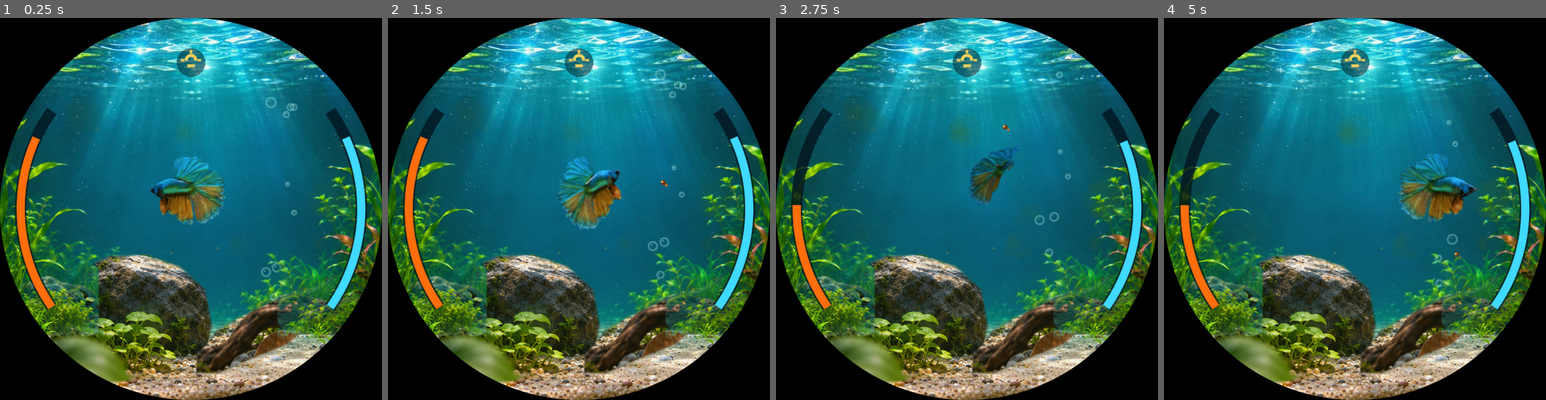
Above: before the commit, frames 1-4 (left to right).
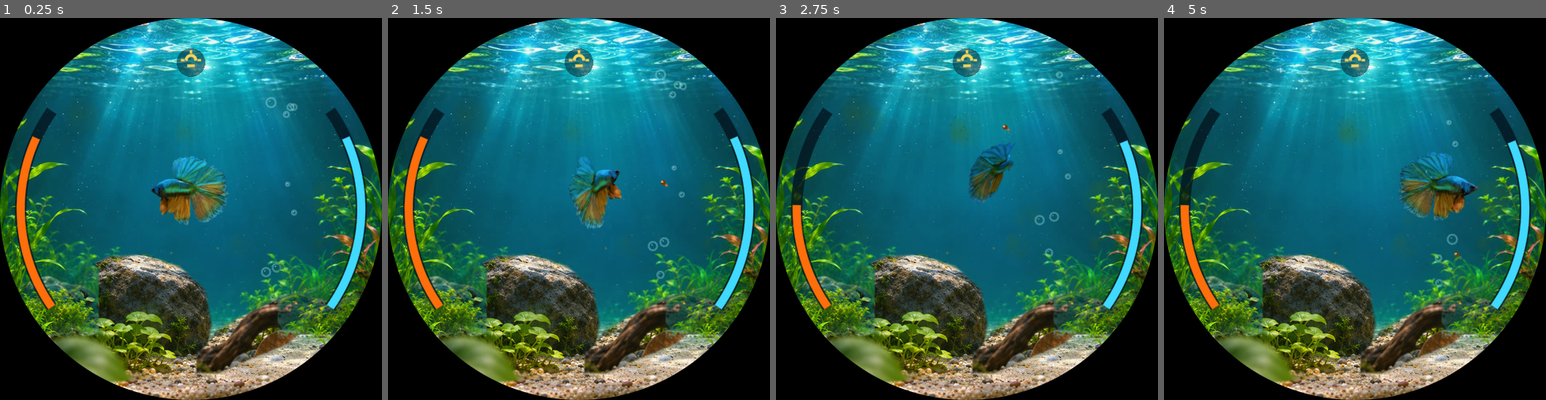
Above: after the commit, the same moments.

Repository: tunaiex/PETSHOP
Game: Godot game, scene res://sahneler/akvaryum.tscn
Same seed, same stepped clock (60 frames per second), same inputs: the game is played once before the commit and once after it.
Inputs (mouse positions are in pixels of both pictures, inside the frame that each line leads up to):
- Up to frame 1 (0.25 s): no input
- Up to frame 2 (1.5 s): tap Enter at 0.5 s; move the mouse to (663, 189) at 0.52 s; tap Z at 0.6 s; click (663, 189) at 0.67 s; drag from (502, 228) to (559, 285) at 1.27 s
- Up to frame 3 (2.75 s): move the mouse to (1005, 124) at 2.02 s; tap T at 2.1 s; click (1005, 124) at 2.17 s
- Up to frame 4 (5 s): drag from (1335, 285) to (1240, 151) at 2.77 s; move the mouse to (1469, 266) at 3.52 s; tap 2 at 3.6 s; click (1469, 266) at 3.67 s; drag from (1240, 151) to (1297, 113) at 4.27 s

The runs differ from the first frame. In frame 1, 1.0% of the frame differs, in the area x 39-60%, y 36-55%; in frame 2, 1.3%; in frame 3, 0.6%; in frame 4, 1.4%, in the area x 61-83%, y 35-54%.

Commit message:
Canlı yüzme animasyonu (gövde S dalgası, kuyruk/yüzgeç dalgalanması, göğüs yüzgeci kürek) ve gece FPS'i 6 -> 15/20/24
Co-Authored-By: Claude Opus 5.5 <noreply@anthropic.com>
Claude-Session: https://claude.ai/code/session_015MbJhn46P53U1WkoUEXvPy

Diff:
--- a/CepAkvaryumu_DerinlikV2/betikler/akvaryum.gd
+++ b/CepAkvaryumu_DerinlikV2/betikler/akvaryum.gd
@@ -152,7 +152,7 @@
 
 
 func _fps_ayarla() -> void:
-	Engine.max_fps = int(Ayarlar.deger("fps")) if isik_acik else Ayarlar.ISIK_KAPALI_FPS
+	Engine.max_fps = int(Ayarlar.deger("fps" if isik_acik else "gece_fps"))
 
 
 func _input(olay: InputEvent) -> void:
--- a/CepAkvaryumu_DerinlikV2/betikler/ayarlar.gd
+++ b/CepAkvaryumu_DerinlikV2/betikler/ayarlar.gd
@@ -10,16 +10,16 @@
 const DOSYA := "user://ayarlar.cfg"
 const ADLAR := ["Dusuk", "Dengeli", "Yuksek"]
 
-# fps: isik acikken hedef kare hizi
+# fps: isik acikken hedef kare hizi; gece_fps: isik kapaliyken (balik uyur,
+# daha az hareket var ama dokunmaya hizli tepki ve akici gorunum korunur)
 # balik_boyutu: 3B baligin cizildigi dahili cozunurluk (piksel, kare)
 # msaa: 3B kenar yumusatma; normal_harita: balik pullarinin kabartma dokusu
 # baloncuk: ayni anda gorunen kabarcik sayisi
 const DEGERLER := {
-	Profil.DUSUK: {"fps": 24, "balik_boyutu": 128, "msaa": Viewport.MSAA_DISABLED, "normal_harita": false, "baloncuk": 6},
-	Profil.DENGELI: {"fps": 30, "balik_boyutu": 160, "msaa": Viewport.MSAA_2X, "normal_harita": true, "baloncuk": 9},
-	Profil.YUKSEK: {"fps": 30, "balik_boyutu": 224, "msaa": Viewport.MSAA_4X, "normal_harita": true, "baloncuk": 11},
+	Profil.DUSUK: {"fps": 24, "gece_fps": 15, "balik_boyutu": 128, "msaa": Viewport.MSAA_DISABLED, "normal_harita": false, "baloncuk": 6},
+	Profil.DENGELI: {"fps": 30, "gece_fps": 20, "balik_boyutu": 160, "msaa": Viewport.MSAA_2X, "normal_harita": true, "baloncuk": 9},
+	Profil.YUKSEK: {"fps": 30, "gece_fps": 24, "balik_boyutu": 224, "msaa": Viewport.MSAA_4X, "normal_harita": true, "baloncuk": 11},
 }
-const ISIK_KAPALI_FPS := 6
 
 var profil: int = Profil.DENGELI
 
--- a/CepAkvaryumu_DerinlikV2/betikler/balik_3d.gd
+++ b/CepAkvaryumu_DerinlikV2/betikler/balik_3d.gd
@@ -4,8 +4,11 @@
 ## kutuk / yaprak arkasina gecme (z_index) sistemi aynen calismaya devam eder.
 ##
 ## Model: "Betta Splendens" - BlueMesh (sketchfab.com/VapTor), CC-BY-4.0.
-## 53 kemik + "Take 01" yuzgec animasyonu. Animasyon hizi yuzme hizina
-## baglanir; donerken omurga kemikleri ek olarak kodla bukulur.
+## 53 kemik + "Take 01" yuzgec animasyonu. Hazir animasyon govdeyi hic
+## oynatmaz (omurga kemikleri sabit); bu yuzden ustune kodla bir yuzme katmani
+## eklenir: govdede bastan kuyruga S dalgasi, kuyrukta gecikmeli savrulma,
+## sirt / karin yuzgeclerinde dalgalanma, gogus yuzgeclerinde kurek cekme.
+## Hiz arttikca dalga genisler ve hizlanir; donerken govde ayrica bukulur.
 ##
 ## Saat optimizasyonu: dahili cozunurluk, MSAA ve normal harita grafik
 ## profiline (Ayarlar) gore secilir; oyun arka plandayken cizim durdurulur.
@@ -15,16 +18,33 @@
 # Modeli ~1 birim boya getirir ve govde merkezini donme noktasina alir.
 const OLCEK := 0.165
 const MERKEZ := Vector3(0.0, 0.16, -0.15)
-# Omurga: govdeden kuyruga (Bone.002 -> Bone.005)
-const OMURGA := ["Bone.002_Armature", "Bone.003_Armature", "Bone.004_Armature", "Bone.005_Armature"]
+# Yuzme katmaninin oynattigi kemikler: [ad, grup, s, isaret]
+# s = govde boyunca konum (0 bas, 1 kuyruk yuzgeci); dalga gecikmesi buna gore.
+# isaret: +1 yukari uzanan (sirt, kuyrugun ustu), -1 asagi uzanan (karin,
+# kuyrugun alti); yuzgeclerin yelpaze gibi acilip kapanmasi icin.
+# Gruplar: G govde (omurga), K kuyruk yuzgeci, Y sirt / karin yuzgeci,
+# P gogus yuzgeci (kurek), V karin (pelvik) yuzgeci.
+const YUZME_KEMIKLERI := [
+	["Bone.002", "G", 0.15, 0], ["Bone.003", "G", 0.35, 0], ["Bone.004", "G", 0.55, 0], ["Bone.005", "G", 0.75, 0],
+	["Bone.020", "K", 0.90, 1], ["Bone.025", "K", 1.00, 1], ["Bone.026", "K", 1.10, 1],
+	["Bone.039", "K", 0.90, 1], ["Bone.040", "K", 1.00, 1], ["Bone.041", "K", 1.10, 1],
+	["Bone.042", "K", 1.00, -1], ["Bone.043", "K", 1.10, -1], ["Bone.044", "K", 1.00, -1], ["Bone.045", "K", 1.10, -1],
+	["Bone.018", "Y", 0.45, 1], ["Bone.021", "Y", 0.55, 1], ["Bone.019", "Y", 0.60, 1], ["Bone.023", "Y", 0.70, 1],
+	["Bone.033", "Y", 0.45, -1], ["Bone.035", "Y", 0.55, -1], ["Bone.034", "Y", 0.60, -1], ["Bone.036", "Y", 0.70, -1],
+	["Bone.010", "P", 0.0, 1], ["Bone.011", "P", 0.0, -1],
+	["Bone.027", "V", 0.0, 0], ["Bone.028", "V", 0.0, 0],
+]
 # Balik Sprite2D olcekleri bu dahili boyuta gore ayarlanmisti.
 const REFERANS_BOYUT := 192.0
 
 var pivot := Node3D.new()
 var iskelet: Skeleton3D
 var oynatici: AnimationPlayer
-var omurga_kemikleri: Array[int] = []
-var bukulme_ekseni := Vector3.UP
+var yuzme: Array = []            # [kemik_no, grup, s], ebeveynler once
+var faz := 0.0                   # govde dalgasi
+var kurek_faz := 0.0             # gogus yuzgecleri
+var bukulme_ekseni := Vector3.UP   # balik govdesinin "yukari"si (yana dalga bunun etrafinda)
+var yanal_eksen := Vector3.RIGHT   # balik govdesinin "yan"i (yuzgec acilip kapanmasi)
 var yalpa := 0.0
 var bukulme := 0.0
 var onceki_sapma := 0.0
@@ -83,12 +103,14 @@
 
 	iskelet = model.find_child("Skeleton3D", true, false)
 	oynatici = model.find_child("AnimationPlayer", true, false)
-	for ad in OMURGA:
-		var no := iskelet.find_bone(ad)
+	for e in YUZME_KEMIKLERI:
+		var no := iskelet.find_bone(e[0] + "_Armature")
 		if no >= 0:
-			omurga_kemikleri.append(no)
+			yuzme.append([no, e[1], e[2], e[3]])
+	yuzme.sort_custom(func(a, b): return a[0] < b[0])  # ebeveyn kemik once islenir
 	# Dunya "yukari" ekseni iskelet uzayinda (bukulme bunun etrafinda olur)
 	bukulme_ekseni = (iskelet.global_transform.basis.inverse() * Vector3.UP).normalized()
+	yanal_eksen = (iskelet.global_transform.basis.inverse() * Vector3.RIGHT).normalized()
 
 	var anim := oynatici.get_animation(ANIMASYON)
 	anim.loop_mode = Animation.LOOP_LINEAR
@@ -146,17 +168,57 @@
 
 	# Animasyon hizi: uyurken cok yavas, yeme giderken hizli
 	var etkinlik := clampf(hiz / 66.0, 0.0, 1.0)
-	var oran := 0.35 if uyuyor else lerpf(0.8, 2.6, etkinlik)
-
-	# Omurgayi dinlenme pozuna dondur, animasyonu ilerlet, sonra bukulmeyi ekle
-	for no in omurga_kemikleri:
-		iskelet.reset_bone_pose(no)
+	var oran := 0.35 if uyuyor else lerpf(0.8, 2.0, etkinlik)
+
+	# Yuzme ritmi: dalga frekansi ve genisligi hiza bagli.
+	faz += delta * (2.0 if uyuyor else lerpf(5.0, 14.0, etkinlik))
+	kurek_faz += delta * (4.0 if uyuyor else lerpf(9.0, 12.0, etkinlik))
+	var genlik := 0.02 if uyuyor else lerpf(0.07, 0.20, etkinlik)
+	var kurek := 0.15 if uyuyor else lerpf(0.45, 0.30, etkinlik)
+	# Yuzgeclerin kendi duzleminde dalgalanmasi (yandan bakinca gorunen hareket).
+	# Hizli yuzerken yuzgecler geriye yatar, daha az acilip kapanir.
+	var yelpaze := 0.4 if uyuyor else lerpf(1.0, 0.6, etkinlik)
+
+	# Bas, kuyruga ters yonde hafifce salinir (tum govde degil, pivot).
+	pivot.rotate_object_local(Vector3.UP, -genlik * 0.35 * sin(faz))
+
+	# Oynatilan kemikleri dinlenme pozuna dondur, hazir animasyonu ilerlet,
+	# sonra yuzme katmanini ustune ekle.
+	for e in yuzme:
+		iskelet.reset_bone_pose(e[0])
 	oynatici.advance(delta * oran)
-	if absf(bukulme) > 0.002:
-		for no in omurga_kemikleri:
-			var ebeveyn := iskelet.get_bone_parent(no)
-			var eksen := bukulme_ekseni
-			if ebeveyn >= 0:
-				eksen = (iskelet.get_bone_global_pose(ebeveyn).basis.inverse() * bukulme_ekseni).normalized()
-			var poz := iskelet.get_bone_pose_rotation(no)
-			iskelet.set_bone_pose_rotation(no, Quaternion(eksen, bukulme) * poz)
+	for e in yuzme:
+		var s_: float = e[2]
+		var isaret: float = e[3]
+		var yana := 0.0   # yukari eksen etrafinda: S dalgasi, kurek
+		var dikey := 0.0  # yan eksen etrafinda: yelpaze acilip kapanma, dalgalanma
+		match e[1]:
+			"G":
+				yana = genlik * (0.5 + 1.0 * s_) * sin(faz - s_ * 4.0) + bukulme
+			"K":
+				yana = genlik * 1.0 * sin(faz - s_ * 4.0)
+				dikey = yelpaze * (isaret * 0.10 * sin(faz * 0.45 - s_ * 2.0) + 0.06 * sin(faz * 0.8 - s_ * 3.0))
+			"Y":
+				yana = genlik * 0.9 * sin(faz - s_ * 4.0 - 0.6)
+				dikey = yelpaze * isaret * 0.13 * sin(faz * 0.6 - s_ * 5.0)
+			"P":
+				yana = kurek * sin(kurek_faz)
+				dikey = isaret * kurek * 0.6 * sin(kurek_faz + 1.2)
+			"V":
+				yana = 0.10 * sin(faz * 0.5)
+				dikey = 0.15 * yelpaze * sin(faz * 0.5 + 1.0)
+		_kemigi_dondur(e[0], yana, dikey)
+
+
+## Kemigi balik govdesine gore dondurur: yana (yukari eksen) ve dikey (yan eksen).
+func _kemigi_dondur(no: int, yana: float, dikey: float) -> void:
+	if absf(yana) < 0.0005 and absf(dikey) < 0.0005:
+		return
+	var ebeveyn := iskelet.get_bone_parent(no)
+	var donusum := Basis.IDENTITY
+	if ebeveyn >= 0:
+		donusum = iskelet.get_bone_global_pose(ebeveyn).basis.inverse()
+	var q := Quaternion((donusum * bukulme_ekseni).normalized(), yana)
+	if absf(dikey) >= 0.0005:
+		q = Quaternion((donusum * yanal_eksen).normalized(), dikey) * q
+	iskelet.set_bone_pose_rotation(no, q * iskelet.get_bone_pose_rotation(no))
Not shown, changed: CepAkvaryumu_DerinlikV2/BENI_OKU.md
